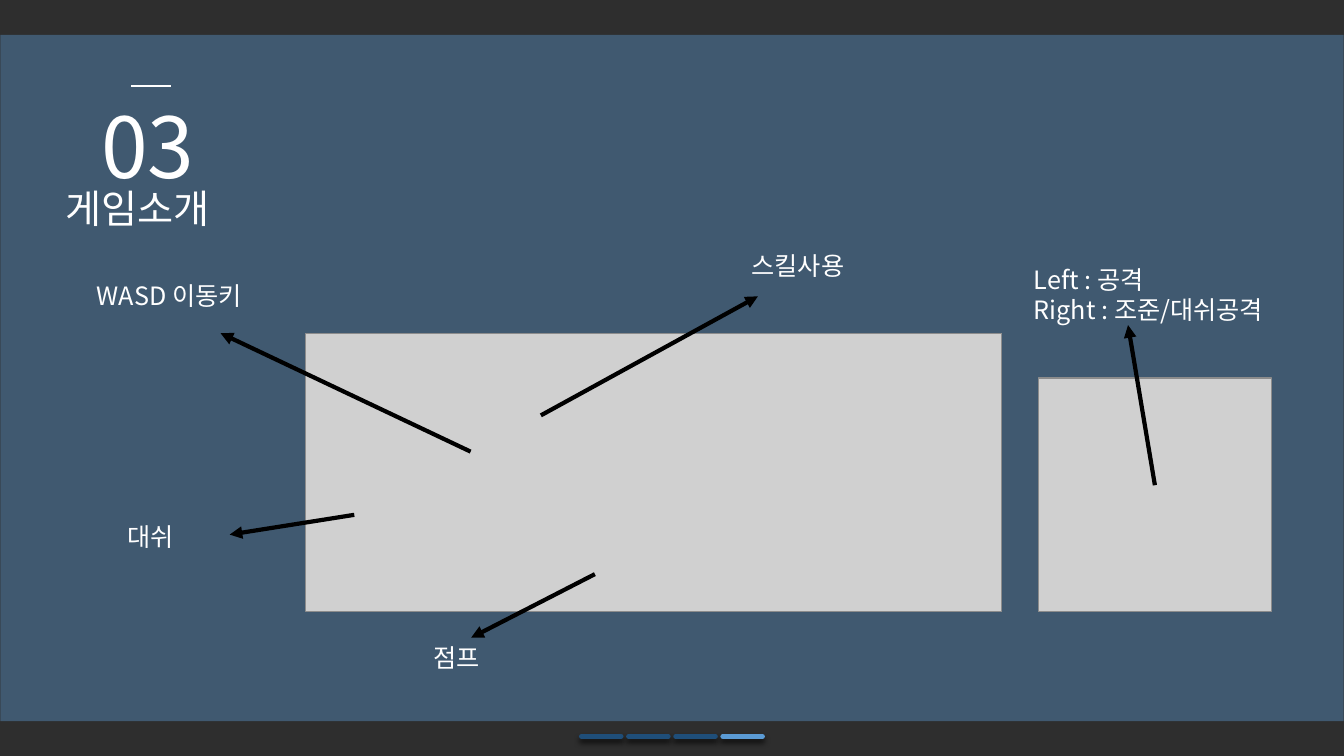
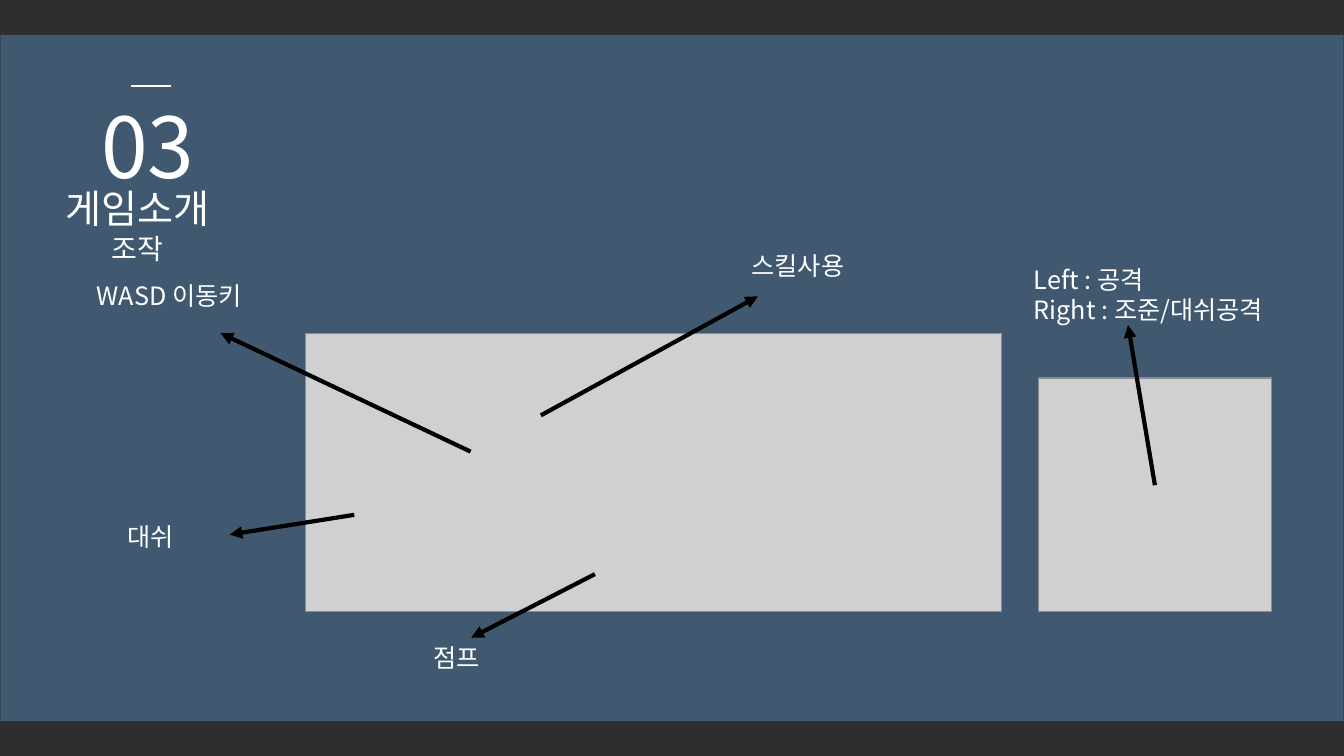
Before and after one commit to SuperTaeJun/GraduationWork, a slide deck: slide 9 of 졸업작품 제안서/졸업작품 제안서ver3.pptx. Drawn at 1344x756 pixels with LibreOffice and Linux fonts; fonts in the diff are those of the drawing; grey boxes stand for pictures; background and template pictures are left out; a plain dark background stands for a picture behind light text. Boxes give left, top, right and bottom in pixels: in the first picture for what was removed or moved away, otherwise in the second. Text is boxed around its words. In the diff, an @@ line names an element or a change of style, - is before the commit and + after.

```diff
--- a/졸업작품 제안서/졸업작품 제안서ver3.pptx
+++ b/졸업작품 제안서/졸업작품 제안서ver3.pptx
@@ text at (112,236,164,261): paragraph added @@
+조작
@@ line removed from (582, 737) to (621, 737) @@
@@ line removed from (629, 737) to (668, 737) @@
@@ line removed from (676, 737) to (716, 737) @@
@@ line removed from (723, 737) to (762, 737) @@
```
Also in this commit, not shown: 14 other slides changed.
